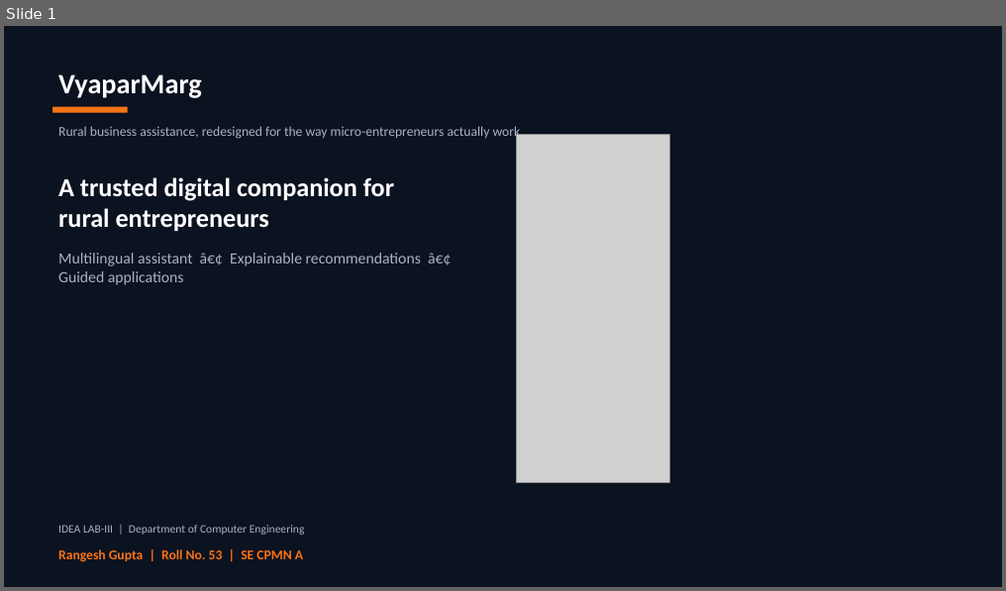
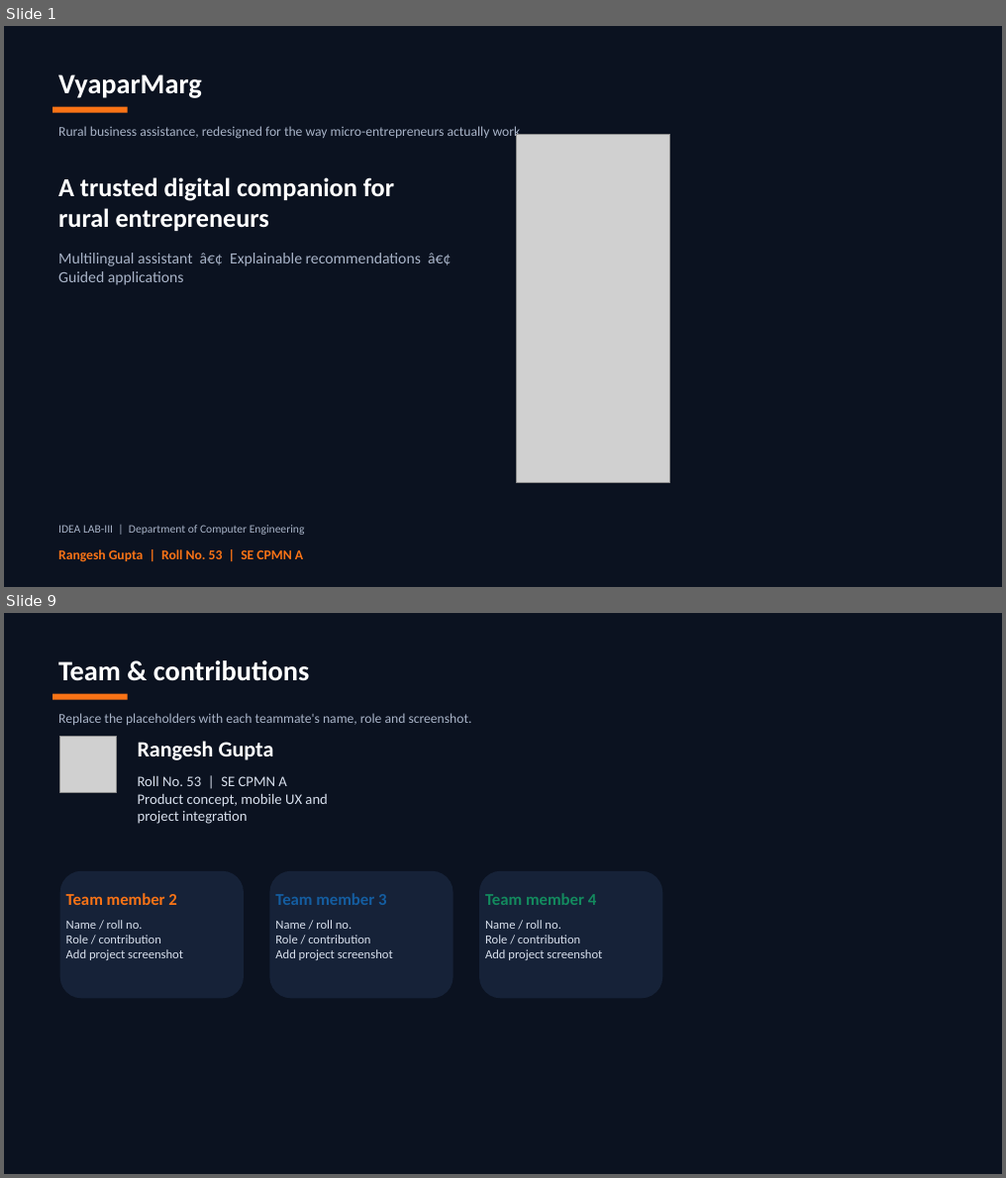
Before and after one commit to rangeshsha-Rookie/VyaparMarg, a slide deck: VyaparMarg_Modern_Presentation.pptx. Shown one above the other, each under a label of ours: slide 1 before the commit, slides 1 and 9 after it; the slides between them are not shown. The pictures are 1006x591 and 1006x1178 pixels, drawn with LibreOffice and Linux fonts; fonts in the diff are those of the drawing; grey boxes stand for pictures. Boxes give left, top, right and bottom in pixels: in the first picture for what was removed or moved away, otherwise in the second. Text is boxed around its words. In the diff, an @@ line names an element or a change of style, - is before the commit and + after.

```diff
--- a/VyaparMarg_Modern_Presentation.pptx
+++ b/VyaparMarg_Modern_Presentation.pptx
@@ slide 9 added at (4,613,1002,1174), background #0B1220 @@
@@ text added at (58,661,310,681), 27 pt, text #FFFFFF, bold @@
+Team & contributions
@@ rectangle added at (53,694,128,700), fill #F97316 @@
@@ text added at (58,713,472,725), 13 pt, text #A8B3C7 @@
+Replace the placeholders with each teammate's name, role and screenshot.
@@ picture added at (60,737,116,792) @@
@@ text added at (138,741,274,761), 21 pt, text #FFFFFF, bold @@
+Rangesh Gupta
@@ text added at (138,775,327,824), 14 pt, text #D7DFEC @@
+Roll No. 53 | SE CPMN A
+Product concept, mobile UX and project integration
@@ rounded rectangle added at (60,871,244,998), fill #162238 @@
@@ rounded rectangle added at (269,871,453,998), fill #162238 @@
@@ rounded rectangle added at (479,871,662,998), fill #162238 @@
@@ text added at (66,893,176,905), 16 pt, text #F97316, bold @@
+Team member 2
@@ text added at (275,893,386,905), 16 pt, text #145DA0, bold @@
+Team member 3
@@ text added at (485,893,596,905), 16 pt, text #138A5E, bold @@
+Team member 4
@@ text added at (66,920,183,960), 12 pt, text #D7DFEC @@
+Name / roll no.
+Role / contribution
+Add project screenshot
@@ text added at (275,920,393,960), 12 pt, text #D7DFEC @@
+Name / roll no.
+Role / contribution
+Add project screenshot
@@ text added at (485,920,602,960), 12 pt, text #D7DFEC @@
+Name / roll no.
+Role / contribution
+Add project screenshot
```
Also in this commit, not shown: 1 slide changed, 7 other slides added, 2 other files.
